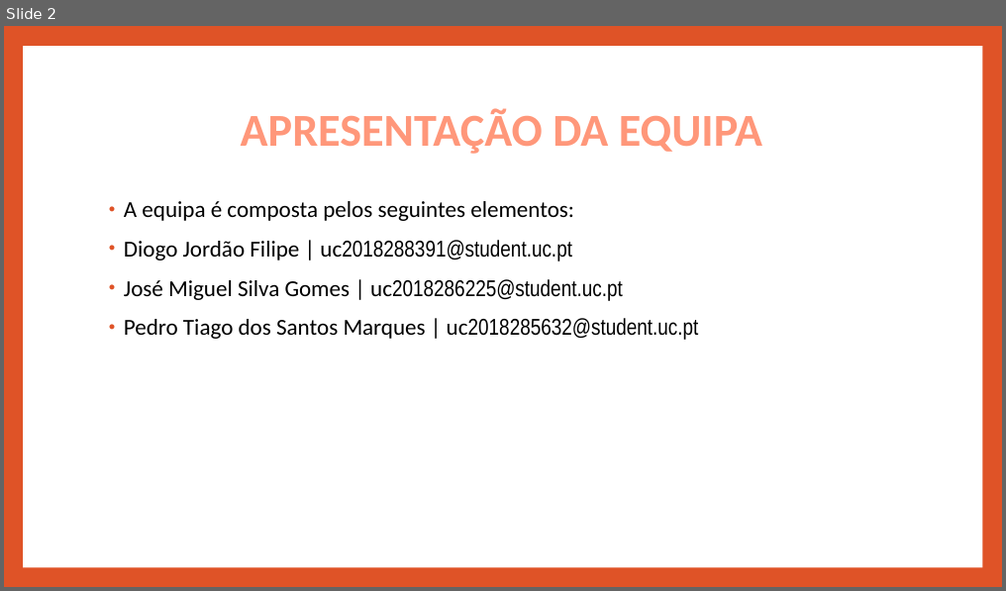
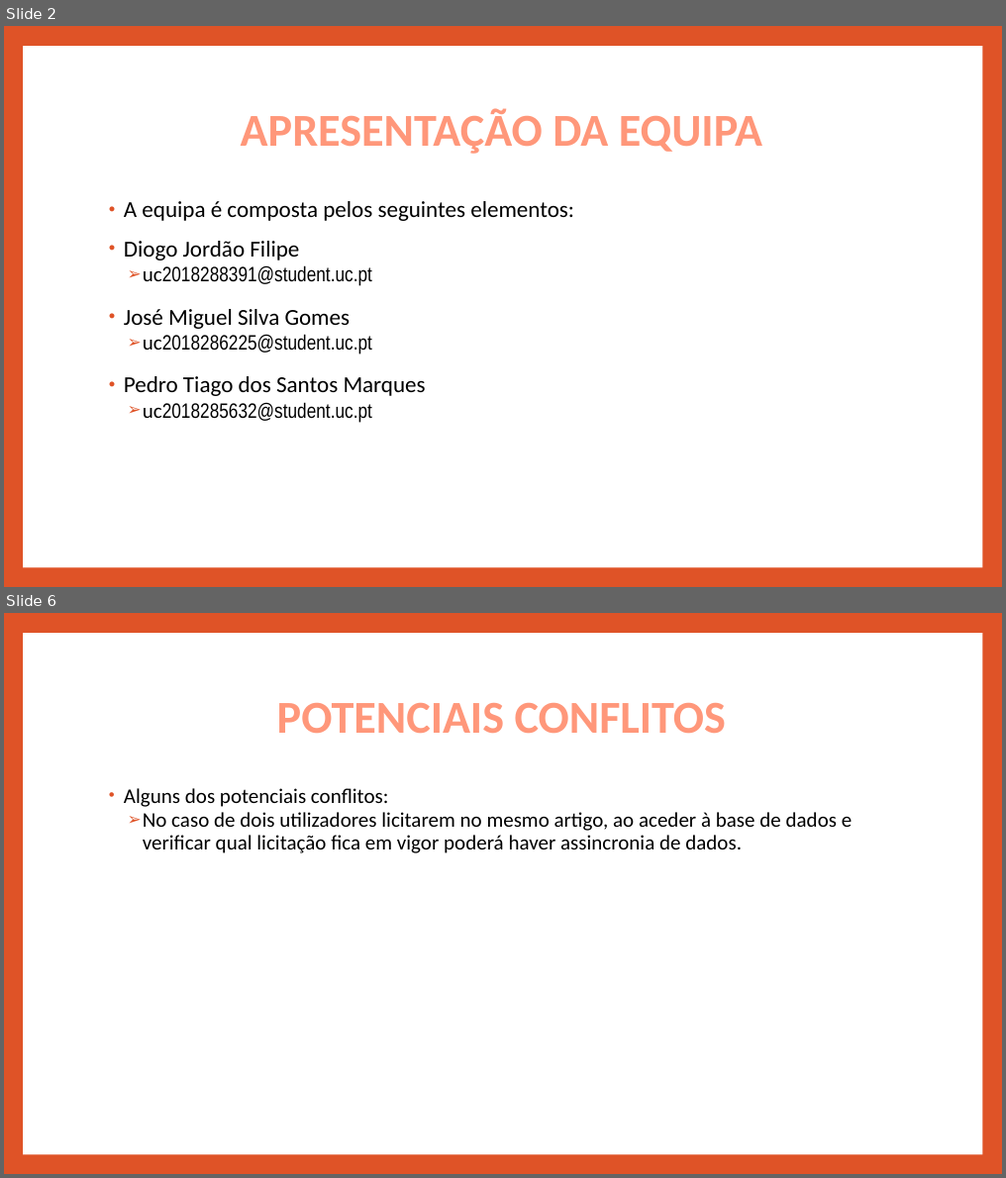
Before and after one commit to pedrotiag0/BD-Leiloes, a slide deck: Meta1/Apresentacao Meta 1 - BD.pptx. Shown one above the other, each under a label of ours: slide 2 before the commit, slides 2 and 6 after it; the slides between them are not shown. The pictures are 1006x591 and 1006x1178 pixels, drawn with LibreOffice and Linux fonts; fonts in the diff are those of the drawing. Boxes give left, top, right and bottom in pixels: in the first picture for what was removed or moved away, otherwise in the second. Text is boxed around its words. In the diff, an @@ line names an element or a change of style, - is before the commit and + after.

```diff
--- a/Meta1/Apresentacao Meta 1 - BD.pptx
+++ b/Meta1/Apresentacao Meta 1 - BD.pptx
@@ slide 6 added at (4, 613, 1002, 1174), background #DF5327; not listed: 1 template element that a slide beside it also shows @@
@@ title added at (277, 703, 726, 734), 44 pt, text #FF977A, bold @@
+POTENCIAIS CONFLITOS
@@ text added at (124, 788, 851, 854), 20 pt, text #000000 @@
+• Alguns dos potenciais conflitos:
+  ➢ No caso de dois utilizadores licitarem no mesmo artigo, ao aceder à base de dados e verificar qual licitação fica em vigor poderá haver assincronia de dados.
@@ slide 2 changed as well @@
@@ text at (124, 241, 426, 423): text changed; size 22 to 20 pt; font Calibri to Arial Narrow @@
-• Diogo Jordão Filipe | uc2018288391@student.uc.pt
-• José Miguel Silva Gomes | uc2018286225@student.uc.pt
-• Pedro Tiago dos Santos Marques | uc2018285632@student.uc.pt
+• Diogo Jordão Filipe
+  ➢ uc2018288391@student.uc.pt
+• José Miguel Silva Gomes
+  ➢ uc2018286225@student.uc.pt
+• Pedro Tiago dos Santos Marques
+  ➢ uc2018285632@student.uc.pt
```
Also in this commit, not shown: 2 other slides changed, 6 other slides added, 8 slides removed.
